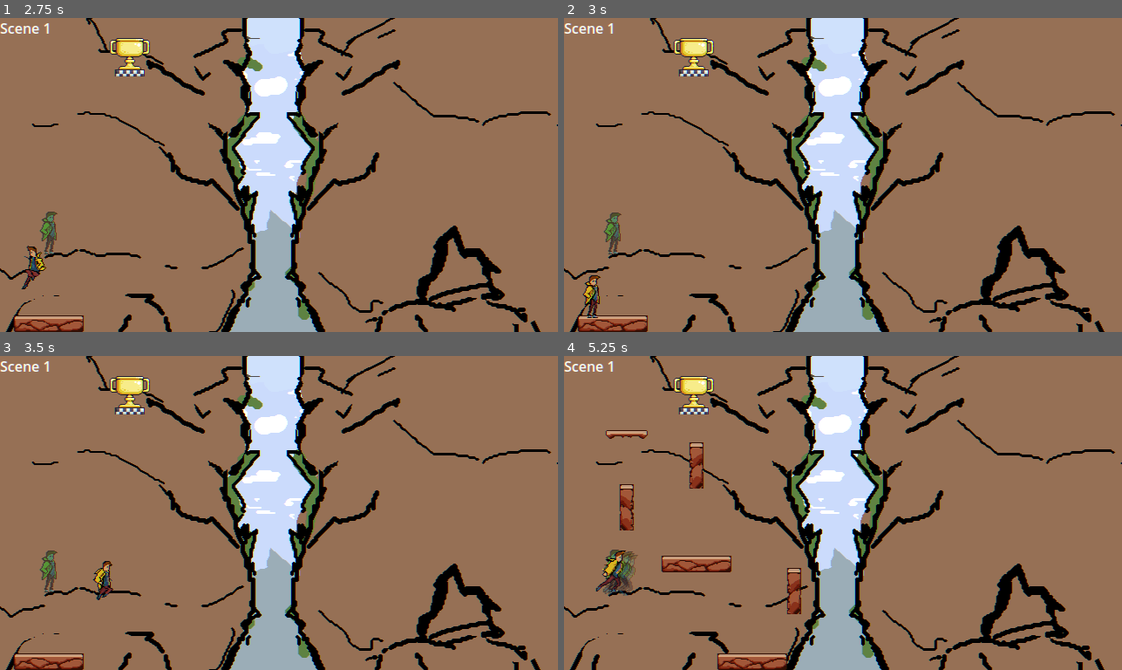
Above: before the commit, frames 1-4 (two rows, left to right).
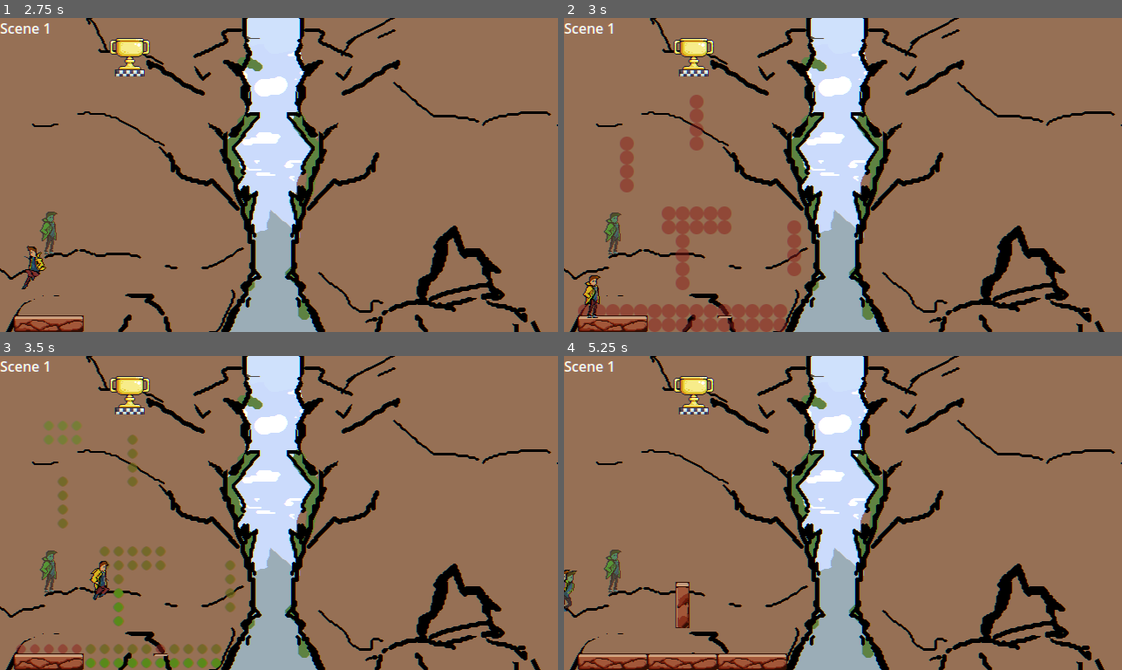
Above: after the commit, the same moments.

Repository: DeVelox/Niro
Game: Godot game, scene res://main.tscn
Same seed, same stepped clock (60 frames per second), same inputs: the game is played once before the commit and once after it.
Inputs:
- Up to frame 1 (2.75 s): hold D (right) 0.53-2.03 s; tap Shift (dash) at 0.6, 2.1 s; tap Space (jump) at 0.77, 1.52 s; tap F (interact) at 1.35 s; tap Enter at 2 s; hold A (left) from 2.03 s (still down)
- Up to frame 2 (3 s): release A (left) at 2.78 s; hold D (right) from 2.78 s (still down); tap F (interact) at 2.85 s
- Up to frame 3 (3.5 s): keep holding D (right); tap Space (jump) at 3.02 s
- Up to frame 4 (5.25 s): tap Shift (dash) at 3.6, 5.1 s; tap Space (jump) at 3.77, 4.52 s; release D (right) at 4.28 s; hold A (left) 4.28-5.03 s; tap F (interact) at 4.35 s; hold D (right) from 5.03 s (still down)

Frame 1 is identical in both runs. In frame 2, 4.2% of the frame differs, in the area x 2-43%, y 24-100%; in frame 3, 2.7%; in frame 4, 4.7%, in the area x 0-43%, y 23-100%.

Commit message:
More of a mess

Diff:
--- a/levels/tutorial/legs1.tscn
+++ b/levels/tutorial/legs1.tscn
@@ -41,13 +41,24 @@
 scale = Vector2(0.999999, 1)
 layer_1/tile_data = PackedInt32Array(-131071, 524290, 8, -65535, 524290, 9, -131070, 589826, 8, -65534, 589826, 9, -131 …(586 unchanged characters)…
 layer_3/tile_data = PackedInt32Array(-131061, 1, 262144, -131060, 1, 262144, -131059, 1, 262144, -131058, 1, 262144, -131057, 1, 262144)
-layer_4/tile_data = PackedInt32Array(-131066, 1, 131072, -65 …(144 unchanged characters)… 131072, -131065, 1, 131072, -131061, 1, 131072, -131060, 1, 131072, -65524, 1, 131072, …(411 unchanged characters)…
-layer_5/tile_data = PackedInt32Array(-458744, 1, 196608, -39 …(428 unchanged characters)… 131067, 1, 196608, -131061, 1, 327680, -65525, 1, 327680, -65524, 1, 327680, -131060, 1, 327680, -65523, 1, 327680, -131059, 1, 327680, -65522, 1, 327680, -131058, 1, 327680, -131057, 1, 327680, -65521, 1, 327680)
+layer_4/tile_data = PackedInt32Array(-131066, 1, 131072, -65 …(144 unchanged characters)… 131072, -131065, 1, 131072, -131061, 1, 327680, -131060, 1, 131072, -65524, 1, 131072, …(411 unchanged characters)…
+layer_5/tile_data = PackedInt32Array(-458744, 1, 196608, -39 …(428 unchanged characters)… 131067, 1, 196608, -131061, 1, 327680, -131060, 1, 327680, -131059, 1, 327680, -131058, 1, 327680, -131057, 1, 327680, -65525, 1, 327680, -65524, 1, 327680, -65523, 1, 327680, -65522, 1, 327680, -65521, 1, 327680)
 prev = NodePath("../Scene1")
 next = NodePath("../Scene3")
 
 [node name="Scene3" parent="." node_paths=PackedStringArray("prev") instance=ExtResource("3_s1u40")]
 layer_1/tile_data = PackedInt32Array(-131061, 524290, 8, -65525, 524290, 9, -131060, 589826, 8, -65524, 589826, 9, -131 …(744 unchanged characters)…
-layer_4/tile_data = PackedInt32Array(-458736, 1, 131072, -39 …(503 unchanged characters)… -1179643, 1, 131072, -1179644, 1, 131072)
+layer_4/tile_data = PackedInt32Array(-458736, 1, 131072, -39 …(503 unchanged characters)… -1179643, 1, 131072, -1179644, 1, 131072, -131061, 1, 327680, -65525, 1, 327680, -65524, 1, 327680, -131060, 1, 327680, -131059, 1, 327680, -65523, 1, 327680, -65522, 1, 327680, -131058, 1, 327680, -131057, 1, 327680, -65521, 1, 327680)
 layer_5/tile_data = PackedInt32Array(-524272, 1, 196608, -458736, 1, 196608, -393200, 1, 196608, -327664, 1, 196608, -1 …(554 unchanged characters)…
 prev = NodePath("../Scene2")
+
+[connection signal="body_entered" from="Scene1/Fader" to="Scene1/Fader" method="_on_body_entered"]
+[connection signal="body_entered" from="Scene1/@Area2D@153644" to="Scene1/@Area2D@153644" method="_on_body_entered"]
+[connection signal="body_entered" from="Scene1/@Area2D@153645" to="Scene1/@Area2D@153645" method="_on_body_entered"]
+[connection signal="body_entered" from="Scene1/@Area2D@153646" to="Scene1/@Area2D@153646" method="_on_body_entered"]
+[connection signal="body_entered" from="Scene1/@Area2D@153647" to="Scene1/@Area2D@153647" method="_on_body_entered"]
+[connection signal="body_entered" from="Scene2/Fader" to="Scene2/Fader" method="_on_body_entered"]
+[connection signal="body_entered" from="Scene2/@Area2D@153659" to="Scene2/@Area2D@153659" method="_on_body_entered"]
+[connection signal="body_entered" from="Scene2/@Area2D@153660" to="Scene2/@Area2D@153660" method="_on_body_entered"]
+[connection signal="body_entered" from="Scene2/@Area2D@153661" to="Scene2/@Area2D@153661" method="_on_body_entered"]
+[connection signal="body_entered" from="Scene2/@Area2D@153662" to="Scene2/@Area2D@153662" method="_on_body_entered"]
--- a/scripts/singleton/scene_manager.gd
+++ b/scripts/singleton/scene_manager.gd
@@ -249,7 +249,7 @@
 
 
 func toggle_layers(tilemap: TileMap, state: bool) -> void:
-	for i in tilemap.get_layers_count():
+	for i in [1,2]:
 		tilemap.set_layer_enabled(i, state)
 
 
